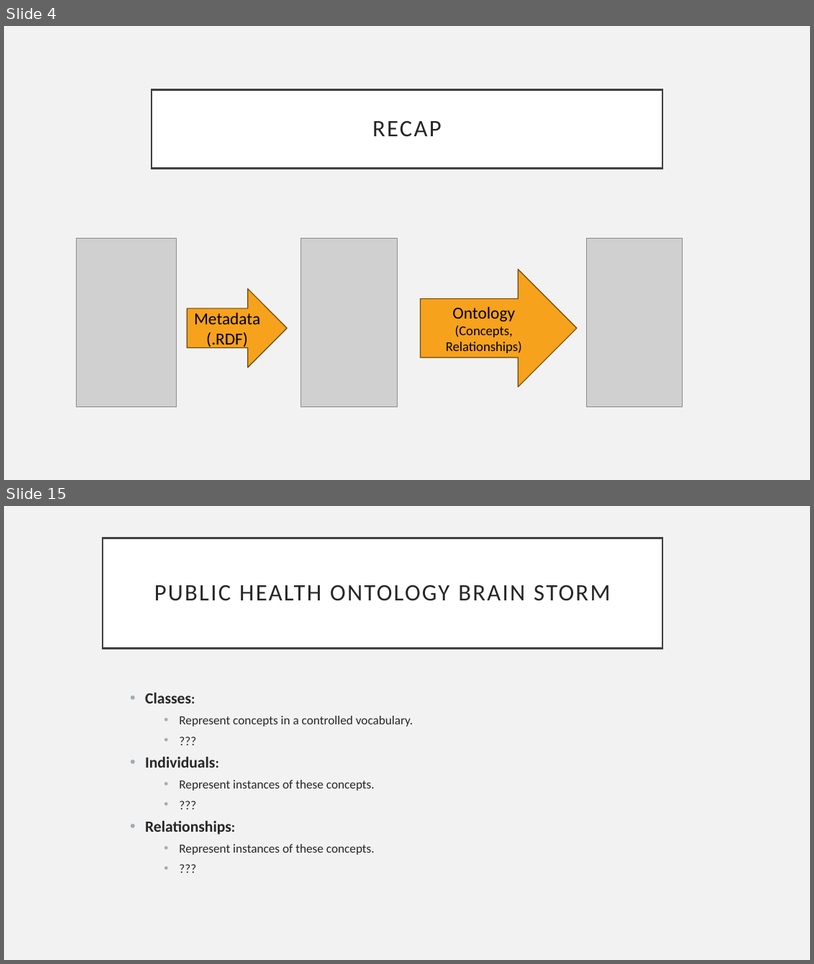
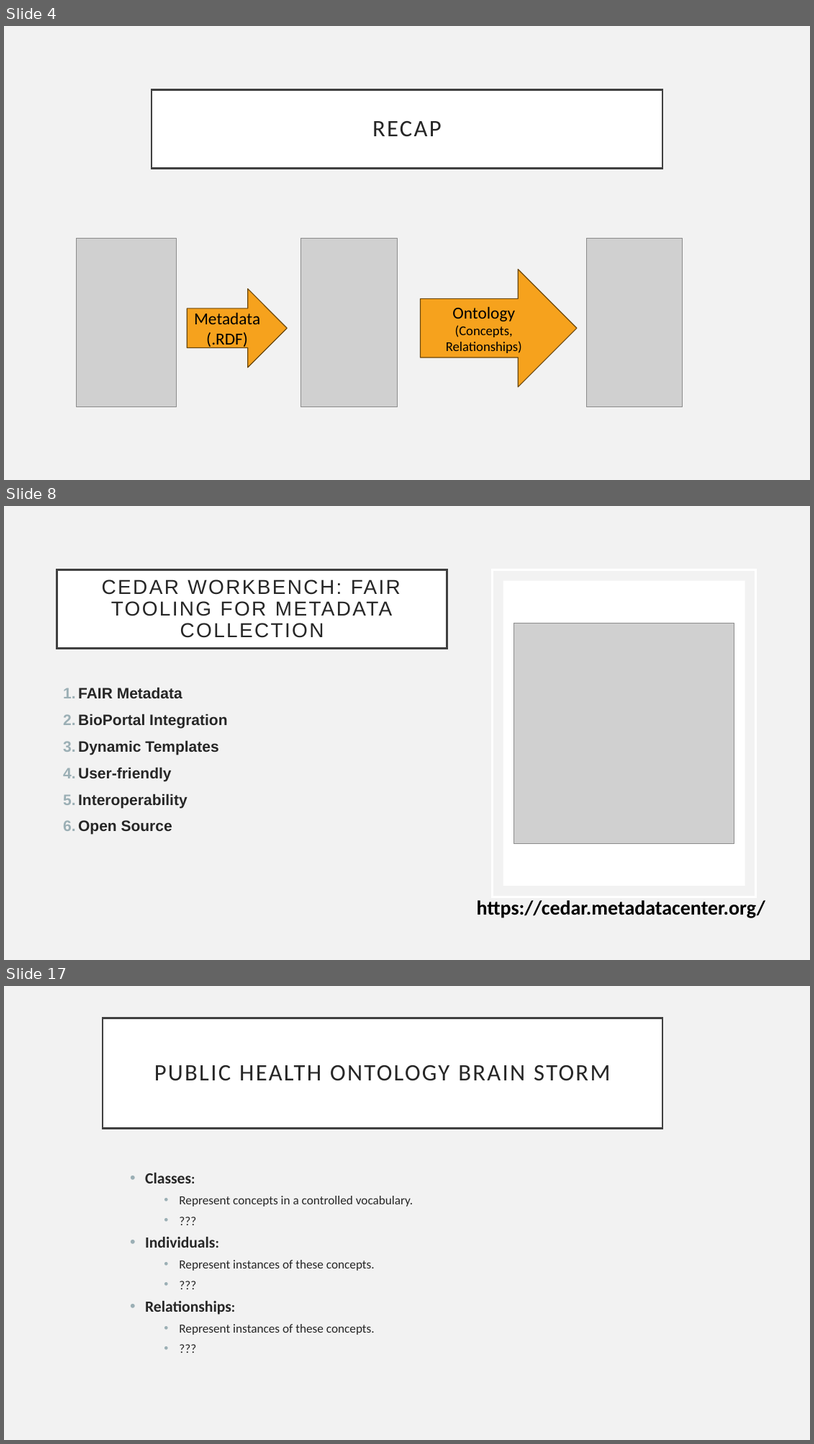
Before and after one commit to Drexel-UHC/si-2023-fair, a slide deck: content/day 4/Day 4 - Practical.pptx. Shown one above the other, each under a label of ours: slides 4 and 15 before the commit, slides 4, 8 and 17 after it; the slides between them are not shown. The pictures are 814x964 and 814x1444 pixels, drawn with LibreOffice and Linux fonts; fonts in the diff are those of the drawing; grey boxes stand for pictures. Boxes give left, top, right and bottom in pixels: in the first picture for what was removed or moved away, otherwise in the second. Text is boxed around its words. In the diff, an @@ line names an element or a change of style, - is before the commit and + after.

```diff
--- a/content/day 4/Day 4 - Practical.pptx
+++ b/content/day 4/Day 4 - Practical.pptx
@@ slide 8 added at (4, 506, 810, 960), background #F2F2F2 @@
@@ title added at (57, 569, 448, 648), fill #FFFFFF, outline #404040 2.5 pt, 24 pt, text #262626 @@
+CEDAR WORKBENCH: FAIR TOOLING FOR METADATA COLLECTION
@@ rectangle added at (493, 569, 756, 896), outline #FFFFFF 2.5 pt @@
@@ rectangle added at (504, 580, 746, 885), fill #FFFFFF @@
@@ picture added at (514, 623, 735, 843) @@
@@ text added at (78, 687, 227, 834), 18 pt, text #262626, bold @@
+1. FAIR Metadata
+2. BioPortal Integration
+3. Dynamic Templates
+4. User-friendly
+5. Interoperability
+6. Open Source
@@ text added at (477, 900, 766, 918), 24 pt, text #000000, bold @@
+https://cedar.metadatacenter.org/
@@ what was slide 15 is now slide 17 @@
```
Also in this commit, not shown: 4 slides changed, 10 other slides added, 8 slides removed, 3 other files.
